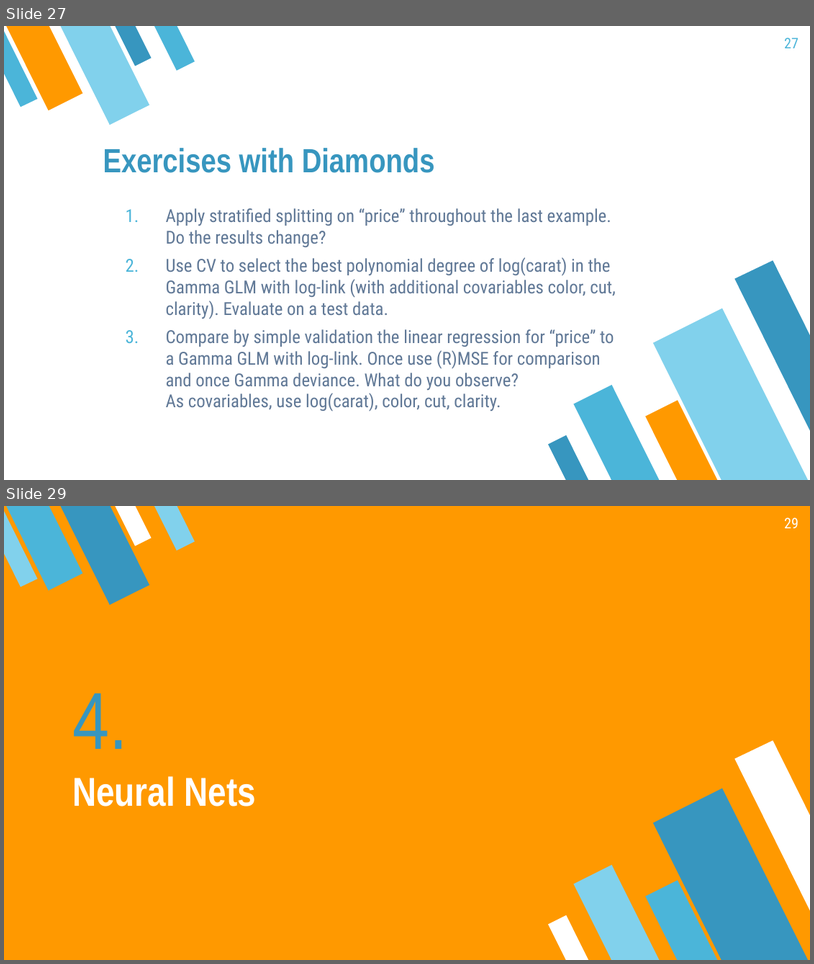
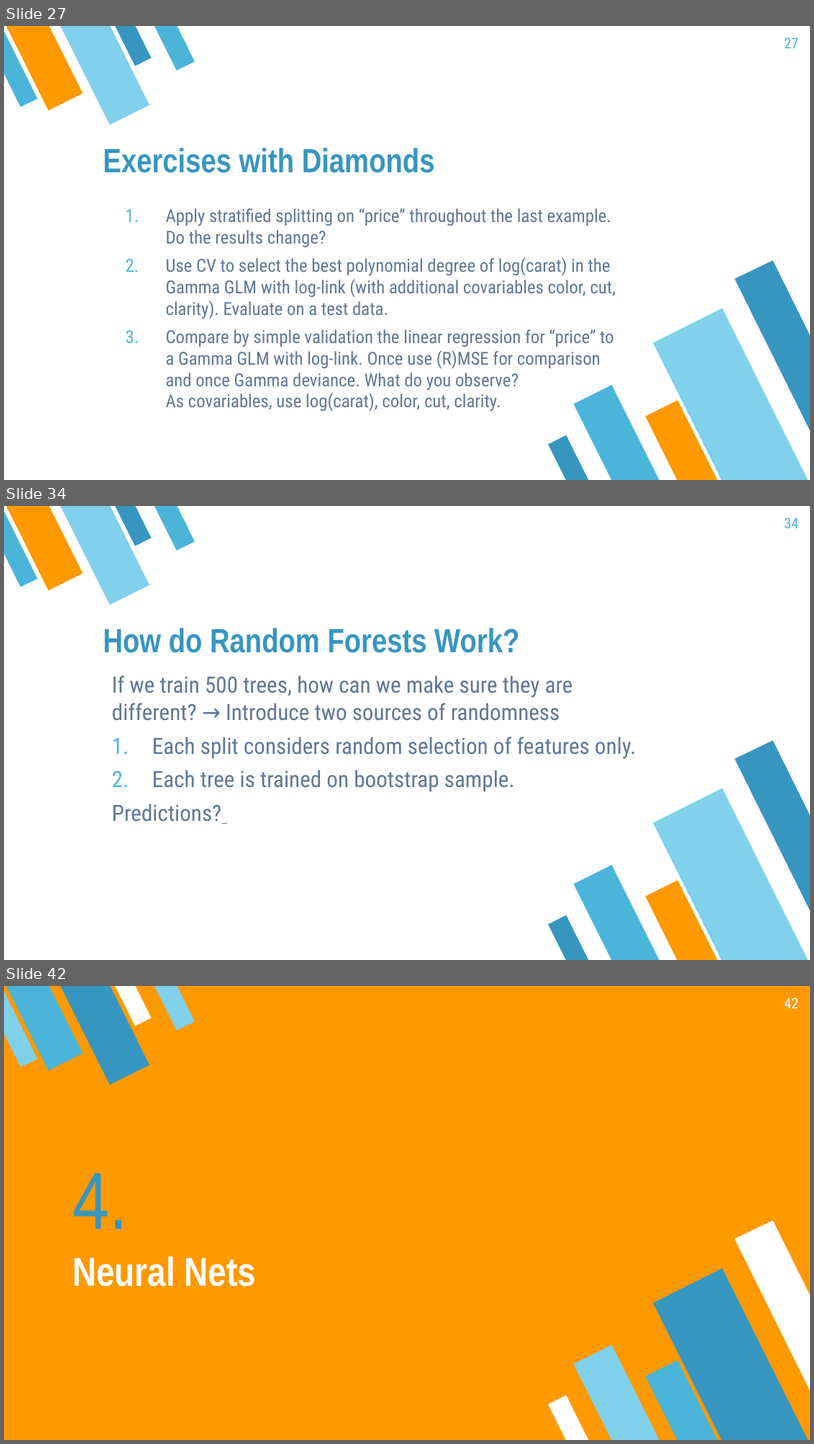
Before and after one commit to mayer79/ml_lecture, a slide deck: slides/DRAFT.pptx. Shown one above the other, each under a label of ours: slides 27 and 29 before the commit, slides 27, 34 and 42 after it; the slides between them are not shown. The pictures are 814x964 and 814x1444 pixels, drawn with LibreOffice and Linux fonts; fonts in the diff are those of the drawing. Boxes give left, top, right and bottom in pixels: in the first picture for what was removed or moved away, otherwise in the second. Text is boxed around its words. In the diff, an @@ line names an element or a change of style, - is before the commit and + after.

Commit message:
review and slides for tree chapter

```diff
--- a/slides/DRAFT.pptx
+++ b/slides/DRAFT.pptx
@@ slide 34 added at bbox=[4, 506, 810, 960], background #FFFFFF; not listed: 10 template elements that a slide beside it also shows @@
@@ page number added at bbox=[784, 518, 799, 528], 13 pt, text #4BB5D9 @@
+34
@@ title added at bbox=[103, 628, 520, 653], 30 pt, text #3796BF, bold @@
+How do Random Forests Work?
@@ text added at bbox=[112, 675, 636, 821], 20 pt, text #607896 @@
+If we train 500 trees, how can we make sure they are different? → Introduce two sources of randomness
+1. Each split considers random selection of features only.
+2. Each tree is trained on bootstrap sample.
+Predictions?
@@ what was slide 29 is now slide 42 @@
@@ page number at bbox=[784, 998, 799, 1008]: text changed @@
-29
+42
```
Also in this commit, not shown: 3 slides changed, 12 other slides added, 3 other files.
